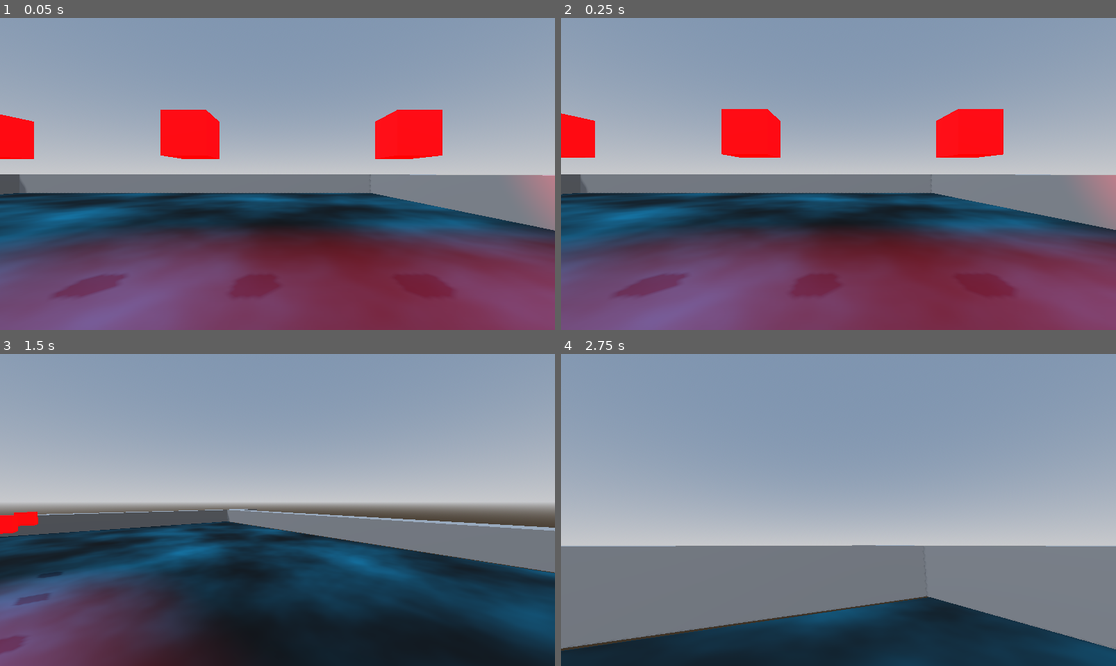
Above: before the commit, frames 1-4 (two rows, left to right).
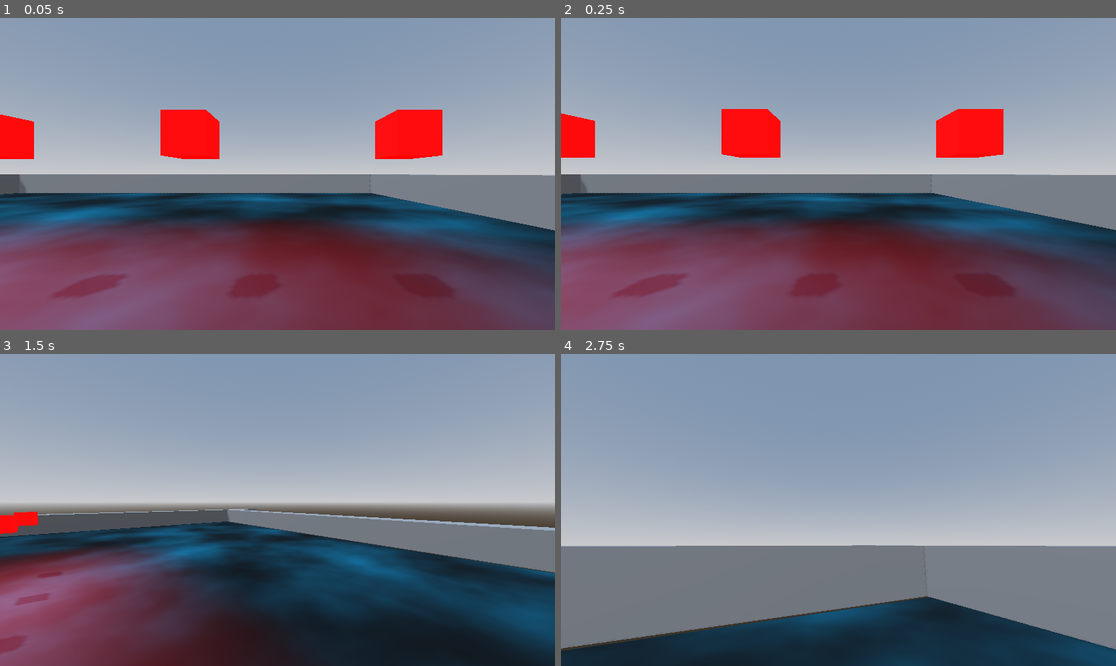
Above: after the commit, the same moments.

Repository: uniqueusername/burning-paper
Game: Godot game, scene res://levels/world2.tscn
The game is run twice, just before and just after one commit, with the same random seed, the same clock (stepped at 60 frames per second) and the same inputs. This scene is started directly instead of the project's main scene.
Inputs (mouse positions are in pixels of both pictures, inside the frame that each line leads up to):
- Up to frame 1 (0.05 s): no input
- Up to frame 2 (0.25 s): no input
- Up to frame 3 (1.5 s): tap Enter at 0.5 s; move the mouse to (305, 510) at 0.52 s; hold E (interact) 0.53-1.28 s; hold W (forward) from 0.53 s (still down); tap Space (jump) at 0.77 s; move the mouse to (249, 510) at 1.27 s; tap E (interact) at 1.35 s
- Up to frame 4 (2.75 s): keep holding W (forward); tap Space (jump) at 1.52 s; move the mouse to (849, 503) at 2.02 s; hold E (interact) from 2.03 s (still down)

The runs differ from the first frame. In frame 1, 13% of the frame differs, in the area x 0-100%, y 50-100%; in frame 2, 13%; in frame 3, 8.5%; in frame 4, nothing differs.

Commit message:
added win con

Diff:
--- a/levels/world2.tscn
+++ b/levels/world2.tscn
@@ -1,8 +1,9 @@
-[gd_scene load_steps=12 format=3 uid="uid://banvq7n5t3gah"]
+[gd_scene load_steps=18 format=3 uid="uid://banvq7n5t3gah"]
 
 [ext_resource type="PackedScene" uid="uid://cycfgh6uhnl1h" path="res://objects/player/player.tscn" id="1_j6y61"]
 [ext_resource type="PackedScene" uid="uid://b2b0kp0wya7bg" path="res://objects/terminal/terminal.tscn" id="2_bna8q"]
 [ext_resource type="Script" path="res://objects/terminal/terminal_manager.gd" id="3_ahj14"]
+[ext_resource type="Script" path="res://objects/utility/win_particles.gd" id="4_wvjsw"]
 
 [sub_resource type="ProceduralSkyMaterial" id="ProceduralSkyMaterial_tobbq"]
 sky_horizon_color = Color(0.647059, 0.654902, 0.670588, 1)
@@ -44,6 +45,35 @@
 emission = Color(1, 0, 0, 1)
 emission_energy_multiplier = 4.54
 
+[sub_resource type="StandardMaterial3D" id="StandardMaterial3D_6w4sh"]
+resource_local_to_scene = true
+albedo_color = Color(1, 0, 0, 1)
+emission_enabled = true
+emission = Color(1, 0, 0, 1)
+emission_energy_multiplier = 4.54
+
+[sub_resource type="StandardMaterial3D" id="StandardMaterial3D_cn21e"]
+resource_local_to_scene = true
+albedo_color = Color(1, 0, 0, 1)
+emission_enabled = true
+emission = Color(1, 0, 0, 1)
+emission_energy_multiplier = 4.54
+
+[sub_resource type="StandardMaterial3D" id="StandardMaterial3D_6gwd1"]
+resource_local_to_scene = true
+albedo_color = Color(1, 0, 0, 1)
+emission_enabled = true
+emission = Color(1, 0, 0, 1)
+emission_energy_multiplier = 4.54
+
+[sub_resource type="ParticleProcessMaterial" id="ParticleProcessMaterial_yfrso"]
+direction = Vector3(2.08165e-12, 10, 2.08165e-12)
+initial_velocity_min = 14.21
+initial_velocity_max = 14.21
+
+[sub_resource type="BoxMesh" id="BoxMesh_r1tij"]
+size = Vector3(0.1, 0.1, 0.1)
+
 [node name="world" type="Node3D"]
 
 [node name="WorldEnvironment" type="WorldEnvironment" parent="."]
@@ -67,15 +97,15 @@
 
 [node name="terminal3" parent="terminals" instance=ExtResource("2_bna8q")]
 transform = Transform3D(1, -4.96115e-11, -7.27596e-12, -9.09773e-12, 1, -7.27596e-12, 0, 1.45519e-11, 1, 0.323833, 1.29949, 0)
-material = SubResource("StandardMaterial3D_47g1u")
+material = SubResource("StandardMaterial3D_6w4sh")
 
 [node name="terminal4" parent="terminals" instance=ExtResource("2_bna8q")]
 transform = Transform3D(1, -4.96115e-11, -7.27596e-12, -9.09773e-12, 1, -7.27596e-12, 0, 1.45519e-11, 1, 1.88355, 1.29949, 0)
-material = SubResource("StandardMaterial3D_0xlgp")
+material = SubResource("StandardMaterial3D_cn21e")
 
 [node name="terminal5" parent="terminals" instance=ExtResource("2_bna8q")]
 transform = Transform3D(1, -4.96115e-11, -7.27596e-12, -9.09773e-12, 1, -7.27596e-12, 0, 1.45519e-11, 1, -1.22818, 1.29949, 0)
-material = SubResource("StandardMaterial3D_0xlgp")
+material = SubResource("StandardMaterial3D_6gwd1")
 
 [node name="player" parent="." instance=ExtResource("1_j6y61")]
 collision_layer = 2
@@ -113,4 +143,13 @@
 [node name="terminal_manager" type="Node3D" parent="."]
 script = ExtResource("3_ahj14")
 
+[node name="GPUParticles3D" type="GPUParticles3D" parent="."]
+transform = Transform3D(1, 0, 0, 0, 1, 0, 0, 0, 1, 0, 0.706011, 0)
+emitting = false
+process_material = SubResource("ParticleProcessMaterial_yfrso")
+draw_pass_1 = SubResource("BoxMesh_r1tij")
+script = ExtResource("4_wvjsw")
+
+[connection signal="win" from="terminal_manager" to="GPUParticles3D" method="_on_win"]
+
 [editable path="player"]
--- a/objects/terminal/terminal.gd
+++ b/objects/terminal/terminal.gd
@@ -1,7 +1,7 @@
 extends CSGBox3D
 
-@export var active_color: Color = Color(0, 255, 0)
-@export var inactive_color: Color = Color(255, 0, 0)
+@export var active_color: Color = Color(0, 1, 0)
+@export var inactive_color: Color = Color(1, 0, 0)
 var interactable: bool = false
 var active: bool = false
 
@@ -9,6 +9,7 @@
 	add_to_group("terminals")
 	material.albedo_color = inactive_color
 	material.emission = inactive_color
+	$OmniLight3D.light_color = inactive_color
 
 func _on_highlight(object: Node):
 	if object == self:
@@ -24,6 +25,7 @@
 		active = true
 		material.albedo_color = active_color
 		material.emission = active_color
+		$OmniLight3D.light_color = active_color
 
 func connect_interact_signals(player: Node):
 	player.highlight.connect(_on_highlight)
--- a/objects/terminal/terminal.tscn
+++ b/objects/terminal/terminal.tscn
@@ -30,9 +30,8 @@
 script = ExtResource("1_q4vcm")
 
 [node name="OmniLight3D" type="OmniLight3D" parent="."]
-transform = Transform3D(1, -0.000376488, -0.000111715, 0.000376497, 1, 8.31569e-05, 0.000111684, -8.3199e-05, 1, 3.06466, 0.872779, 0.327618)
-light_color = Color(1, 0, 0.184314, 1)
-light_energy = 9.404
+light_color = Color(0, 1, 0, 1)
+light_energy = 5.0
 omni_range = 3.905
 
 [node name="outline" type="MeshInstance3D" parent="."]
--- a/objects/terminal/terminal_manager.gd
+++ b/objects/terminal/terminal_manager.gd
@@ -1,8 +1,13 @@
 extends Node3D
 
+signal win
+
 @onready var terminals = get_tree().get_nodes_in_group("terminals")
+@export var win_count: int = 3
 
 func _process(delta):
 	var active_count: int = 0
 	for terminal in terminals:
 		if terminal.active: active_count += 1
+
+	if active_count >= win_count: win.emit()
--- /dev/null
+++ b/objects/utility/win_particles.gd
@@ -0,0 +1,4 @@
+extends GPUParticles3D
+
+func _on_win():
+	emitting = true
Not shown, added: objects/.DS_Store
